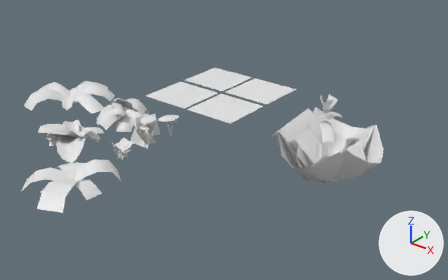
An edit to the Blender file Assets/Art/Blender/LBU_Folliage.blend, drawn before and after from the same camera.
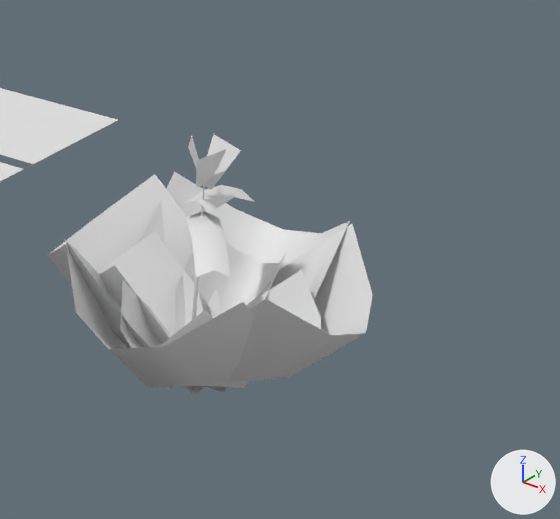
Each version is shown whole from a 50 mm camera at (11.06, -14.32, 8.85) aimed at (-0.15, -0.3, 0.16), then close up on the part from 57% to 100% of the width and 17% to 81% of the height. Every picture has the same lights, and +X, +Y and +Z are marked at lower right.
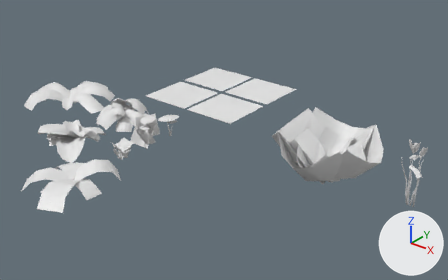
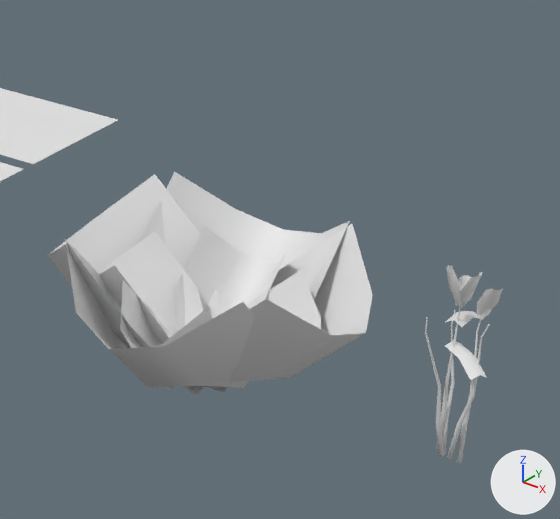
The change, as a list of edits to the scene's bpy script:
```text
Change me_plane_052:
    used by ob_plane_051; location = (3.28, 0.07, 2.13); rotation_euler = (1.214, 0.0441, -0.0359), in degrees (70, 2.5, -2.1); scale = (0.242, 0.242, 0.242)
    remove me_plane_052.from_pydata(...)  # 4 vertices, 1 face; spans x -0.36..1.0, y -0.84..1.28, z 0.0
    add me_plane_052.from_pydata(...)  # 15 vertices, 8 faces; spans x -0.29..0.63, y -0.64..1.02, z -0.19..0.16
    me_plane_052 part 1: the whole mesh is rebuilt
    me_plane_052 part 2: the surface is now shaded smooth
Change ob_plane_051:
    ob_plane_051.location: (3.28, 0.07, 2.13) -> (5.96, -0.02, 1.63)
    ob_plane_051.rotation_euler: (1.214, 0.0441, -0.0359) -> (1.952, -0.189, 1.378)  # degrees (70, 2.5, -2.1) -> degrees (112, -11, 79)
Change ob_plane_052:
    ob_plane_052.location: (3.19, -0.02, 2.14) -> (5.85, -0.02, 1.63)
Change ob_plane_053:
    ob_plane_053.location: (3.32, -0.05, 2.12) -> (5.93, 0.03, 1.6)
    ob_plane_053.rotation_euler: (1.091, 0.0103, -1.972) -> (1.952, -0.189, 3.13)  # degrees (63, 0.6, -113) -> degrees (112, -11, 179)
    ob_plane_053.scale: (0.242, 0.242, 0.242) -> (0.168, 0.168, 0.168)
Change ob_plane_054:
    ob_plane_054.location: (3.25, -0.08, 1.82) -> (5.9, -0.02, 1.35)
    ob_plane_054.scale: (0.471, 0.471, 0.471) -> (0.239, 0.239, 0.239)
Change ob_plane_055:
    ob_plane_055.location: (3.19, 0.08, 1.64) -> (5.87, 0.04, 1.11)
    ob_plane_055.rotation_euler: (-0.211, 0.0, -2.489) -> (-0.211, 0.0, -2.202)  # degrees (-12, 0, -143) -> degrees (-12, 0, -126)
    ob_plane_055.scale: (0.471, 0.471, 0.471) -> (0.242, 0.242, 0.242)
Change ob_cylinder_018:
    ob_cylinder_018.location: (3.25, 0.0, 0.0) -> (5.91, 0.0, 0.0)
Add ob_cylinder_022:
    ob_cylinder_022 = bpy.data.objects.new('Cylinder.022', me_cylinder_022)  # 37 vertices, 37 faces; spans x -0.04..0.04, y -0.13..0.08, z 0.0..2.01; in mat_atlas_04 (its picture is missing)
    ob_cylinder_022.location = (5.96, -0.01, -0.02)
    ob_cylinder_022.rotation_euler = (0.0495, 0.167, 2.569)  # degrees (2.8, 9.6, 147)
    ob_cylinder_022.scale = (0.448, 0.448, 0.698)
Add ob_cylinder_021:
    ob_cylinder_021 = bpy.data.objects.new('Cylinder.021', me_cylinder_022.copy())
    ob_cylinder_021.location = (5.96, -0.05, -0.02)
    ob_cylinder_021.rotation_euler = (-0.224, -0.00963, 2.345)  # degrees (-13, -0.6, 134)
    ob_cylinder_021.scale = (0.484, 0.484, 0.754)
Add ob_cylinder_020:
    ob_cylinder_020 = bpy.data.objects.new('Cylinder.020', me_cylinder_022.copy())
    ob_cylinder_020.location = (6.03, -0.04, -0.02)
    ob_cylinder_020.rotation_euler = (0.138, -0.0428, 1.482)  # degrees (7.9, -2.5, 85)
    ob_cylinder_020.scale = (0.484, 0.484, 0.754)
Add ob_cylinder_019:
    ob_cylinder_019 = bpy.data.objects.new('Cylinder.019', me_cylinder_022.copy())
    ob_cylinder_019.location = (6.11, 0.02, -0.07)
    ob_cylinder_019.rotation_euler = (0.0, 0.0, 0.669)  # degrees (0, 0, 38)
    ob_cylinder_019.scale = (0.484, 0.484, 0.754)
Add ob_plane_068:
    ob_plane_068 = bpy.data.objects.new('Plane.068', me_plane_072)  # 15 vertices, 8 faces; spans x -0.32..0.59, y -0.66..1.02, z -0.25..0.22; in mat_atlas_04 (its picture is missing)
    ob_plane_068.location = (6.11, 0.04, 1.53)
    ob_plane_068.rotation_euler = (1.214, -0.139, 5.225)  # degrees (70, -8, 299)
    ob_plane_068.scale = (0.168, 0.168, 0.168)
Add ob_plane_067:
    ob_plane_067 = bpy.data.objects.new('Plane.067', me_plane_072.copy())
    ob_plane_067.location = (6.14, 0.04, 1.52)
    ob_plane_067.rotation_euler = (1.952, -0.189, 2.728)  # degrees (112, -11, 156)
    ob_plane_067.scale = (0.168, 0.168, 0.168)
Add ob_plane_066:
    ob_plane_066 = bpy.data.objects.new('Plane.066', me_plane_070)  # 15 vertices, 8 faces; spans x -0.29..0.63, y -0.64..1.02, z -0.19..0.16; in mat_atlas_04 (its picture is missing)
    ob_plane_066.location = (6.15, -0.01, 1.55)
    ob_plane_066.rotation_euler = (1.952, -0.189, 0.977)  # degrees (112, -11, 56)
    ob_plane_066.scale = (0.242, 0.242, 0.242)
Add ob_plane_064:
    ob_plane_064 = bpy.data.objects.new('Plane.064', me_plane_072.copy())
    ob_plane_064.location = (5.91, 0.01, 1.6)
    ob_plane_064.rotation_euler = (1.214, -0.139, 5.626)  # degrees (70, -8, 322)
    ob_plane_064.scale = (0.168, 0.168, 0.168)
```

Changed parts and their boxes (x1, y1, x2, y2) in the close-ups (560 x 519 px):
'Plane.055', moved, turned, rescaled: before (186, 211, 231, 277); after (445, 341, 487, 380)
'Plane.054', moved, rescaled (53% narrower, 41% shorter): before (182, 185, 255, 213); after (445, 311, 479, 327)
'Plane.051', reshaped, moved, turned: before (205, 134, 241, 190); after (457, 272, 483, 306)
'Plane.053', moved, turned, rescaled: before (196, 149, 227, 188); after (455, 275, 471, 305)
'Cylinder.018', moved: before (192, 183, 205, 320); after (436, 307, 460, 451)
'Cylinder.021', added: after (425, 317, 444, 456)
'Plane.052', moved: before (188, 135, 205, 187); after (446, 265, 462, 308)
'Cylinder.020', added: after (447, 324, 489, 459)
'Cylinder.019', added: after (456, 319, 481, 463)
'Plane.066', added: after (477, 288, 503, 316)
'Cylinder.022', added: after (442, 310, 455, 455)
'Plane.068', added: after (478, 307, 493, 320)
'Plane.064', added: after (462, 278, 473, 307)
'Plane.067', added: after (477, 289, 493, 317)
part 1 of me_plane_052, built on: before (205, 134, 241, 190); after (457, 272, 483, 306)
